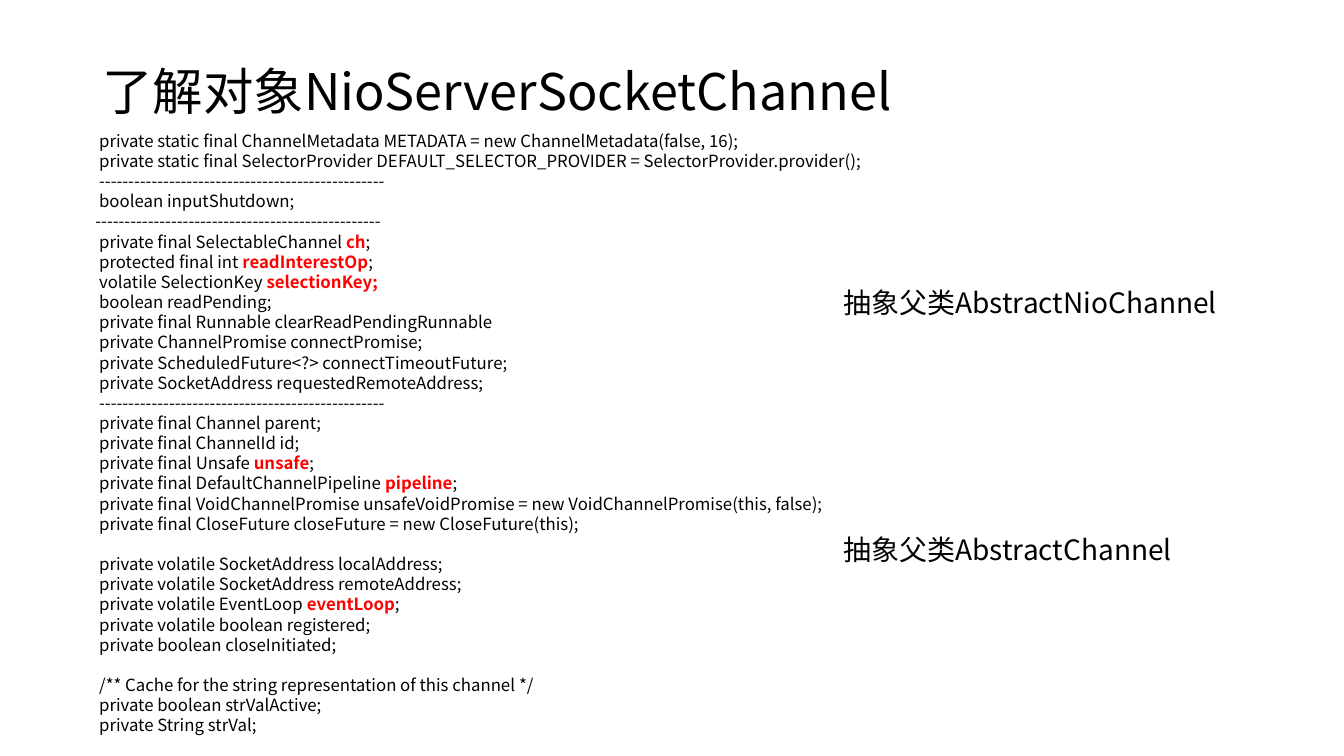
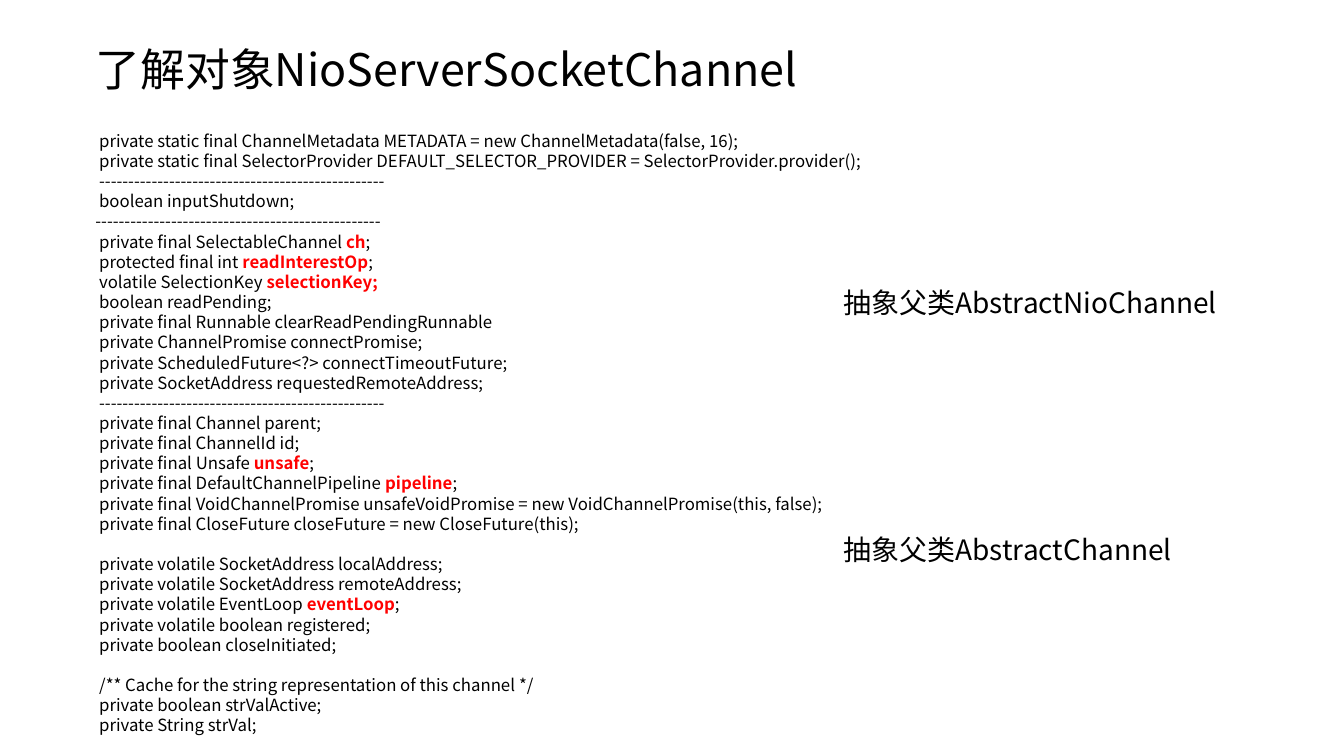
Before and after one commit to taomee517/netty-notes, a slide deck: slide 16 of Netty分享.pptx. Drawn at 1344x756 pixels with LibreOffice and Linux fonts; fonts in the diff are those of the drawing. Boxes give left, top, right and bottom in pixels: in the first picture for what was removed or moved away, otherwise in the second. Text is boxed around its words. In the diff, an @@ line names an element or a change of style, - is before the commit and + after.

```diff
--- a/Netty分享.pptx
+++ b/Netty分享.pptx
@@ title "了解对象NioServerSocketChannel": place and size @@
-title "了解对象NioServerSocketChannel" at [102, 67, 891, 114]
+title "了解对象NioServerSocketChannel" at [95, 48, 797, 90]
@@ title "了解对象NioServerSocketChannel" at [95, 48, 797, 90]: size 36 to 32 pt @@
```
Also in this commit, not shown: 22 other slides changed, 1 slide added, 1 slide removed.
